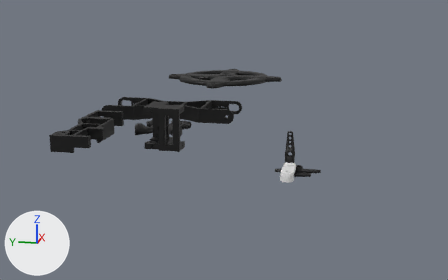
The Blender file new_upper.blend, before and after one commit.
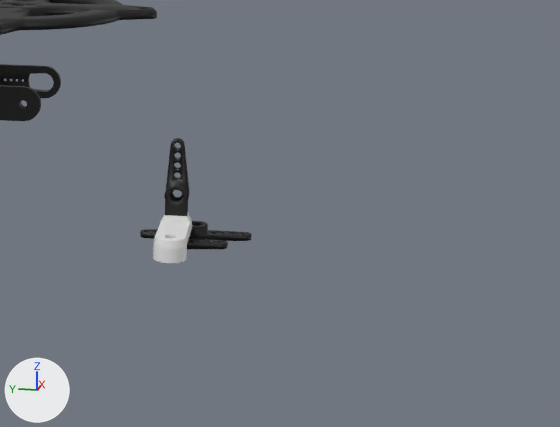
Old and new are each drawn whole from a 50 mm camera at (-0.383, -0.035, 0.121) aimed at (0.238, 0.089, -0.035) and again close up on the part from 48% to 100% of the width and 26% to 89% of the height. The axes (+X, +Y, +Z) are drawn at lower left. The lights are the same throughout. The last two pictures show the newer version.

Objects in the first close-up: '3MF Object', '3MF Object.003', '3MF Object.006', 'servo_steering_0p5M' and 1 more.
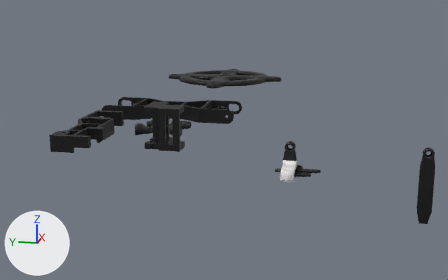
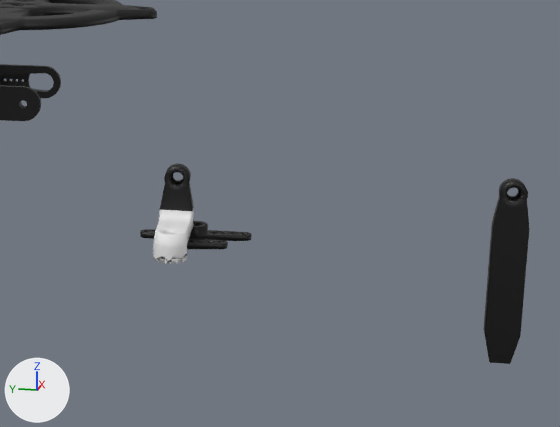
Edits to the bpy script that builds the scene:
```text
Change me_body937441:
    used by ob_servo_steering_0p5m; location = (0.0, 0.0, 0.0); scale = (0.001, 0.001, 0.001)
    remove me_body937441.from_pydata(...)  # 6517 vertices, 12114 faces, 26 loose edges; spans x -4.4..17.7, y -4.4..4.4, z 0.0..28.7
    add me_body937441.from_pydata(...)  # 6258 vertices, 11555 faces, 27 loose edges; spans x -4.4..17.7, y -4.5..4.4, z 0.0..21.3
    me_body937441 part 1: 3 vertices moved within x 13.8..17.7, y -0.8..1.0, z 14.8..21.3; 5199 vertices removed from x -4.0..17.7, y -4.4..4.4, z 4.0..28.7; 4940 vertices added at x -4.0..17.7, y -4.5..4.4, z 4.0..21.3
    me_body937441 part 2: 1736 kept faces spanning x -4.4..8.7, y -4.4..4.4, z 0.0..4.0 are now shaded smooth
Add me_body937441_001:
    me_body937441_001.from_pydata(...)  # 4827 vertices, 9448 faces, 1 loose edge; spans x 13.7..17.7, y -4.5..4.4, z -28.1..21.3
    me_body937441_001.polygons.foreach_set('use_smooth', [True] * 9448)
    # faces by material slot: [40, 9408]
    me_body937441_001.materials.append(mat_3mf_extruder_1)  # black #000000
Change ob_servo_steering_0p5m:
    ob_servo_steering_0p5m.scale: (0.001, 0.001, 0.001) -> (0.00101, 0.00101, 0.00101)
Add ob_smaller_arm:
    ob_smaller_arm = bpy.data.objects.new('smaller_arm', me_body937441_001)
    ob_smaller_arm.location = (0.0, -0.0877, 0.0)
    ob_smaller_arm.scale = (0.00102, 0.00102, 0.00102)
```

Changed parts and their boxes (x1, y1, x2, y2) in the close-ups (560 x 427 px; the box of a moved part takes in the faces that stretch with it):
'smaller_arm', added (black): after (484, 178, 529, 364)
'servo_steering_0p5M', reshaped, rescaled (21% shorter): before (153, 138, 192, 263); after (153, 164, 194, 263)
part 1 of me_body937441, moved or reshaped: before (154, 138, 192, 246); after (153, 164, 194, 246)
part 2 of me_body937441, shading changed: (153, 251, 187, 263) in both
